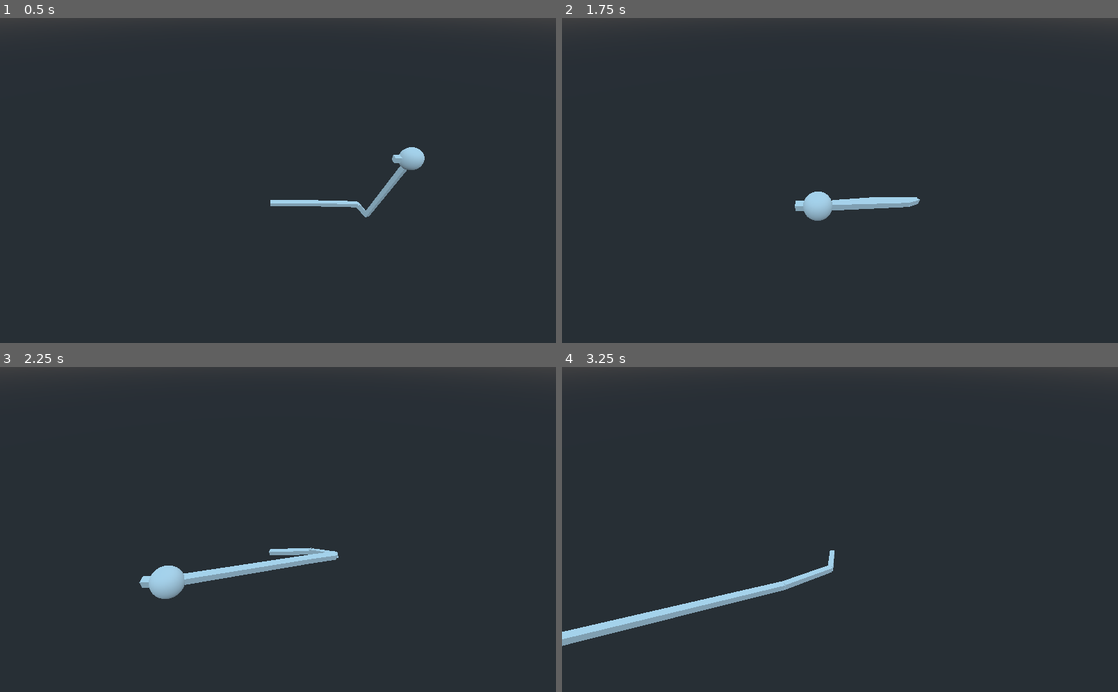
Above: before the commit, frames 1-4 (two rows, left to right).
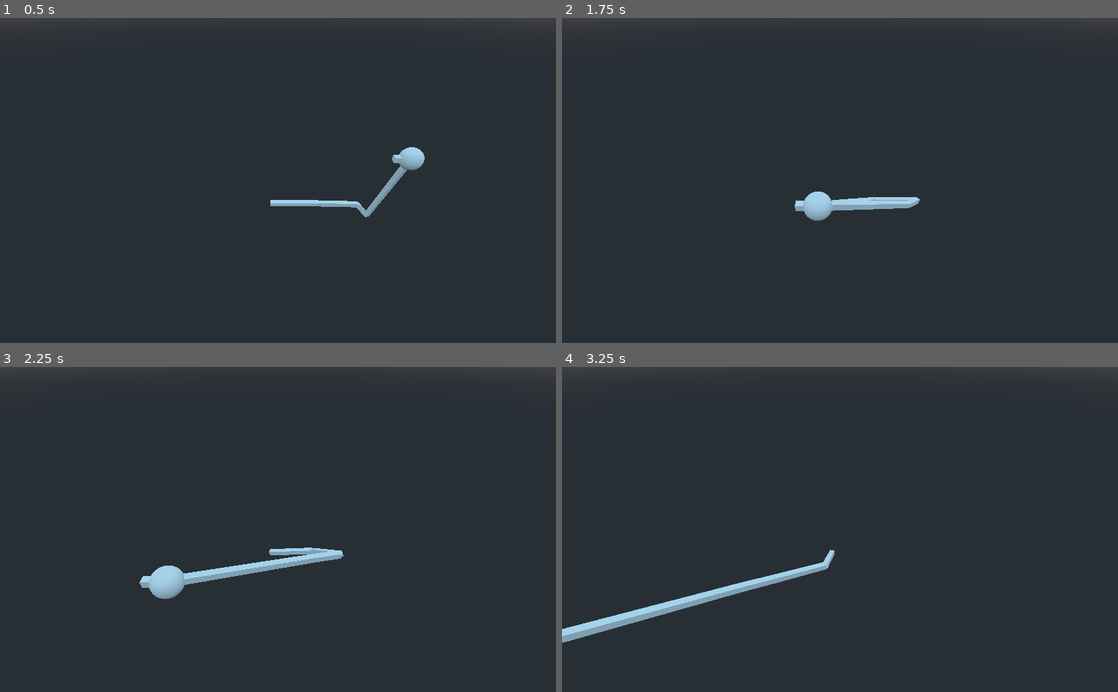
Above: after the commit, the same moments.

Repository: QuentinDaveau/IK-test
Game: Godot game, scene res://IKDemo.tscn
Same seed, same stepped clock (60 frames per second), same inputs: the game is played once before the commit and once after it.
Inputs:
- Up to frame 1 (0.5 s): no input
- Up to frame 2 (1.75 s): no input
- Up to frame 3 (2.25 s): no input
- Up to frame 4 (3.25 s): no input

Frame 1 is identical in both runs. In frame 2, less than 0.1% of the frame differs, in the area x 48-65%, y 55-60%; in frame 3, 0.1%; in frame 4, 2.4%, in the area x 0-49%, y 56-86%.

Commit message:
Fix bad bone transform update

Diff:
--- a/simple_ik.gd
+++ b/simple_ik.gd
@@ -48,7 +48,7 @@
 	for j in range(_joints_resolvers.size() - 2, 0, -1):
 		_joints_resolvers[j].resolve_position(_joints_resolvers[j + 1], true)
 	# Backward pass
-	for j in range(1, _joints_resolvers.size() - 1):
+	for j in range(1, _joints_resolvers.size() ):
 		_joints_resolvers[j].resolve_position(_joints_resolvers[j - 1], false)
 	# Return wether we are close enough to the target or not
 	return _joints_resolvers[-2].position.distance_to(_joints_resolvers[-1].position) <= _min_accepted_dist
@@ -56,8 +56,8 @@
 
 
 func _apply_to_joints() -> void:
-	for r in range(1, _joints_resolvers.size() - 2):
-		_joints_resolvers[r].set_transform(_joints_resolvers[r + 1].position)
+	for r in range(1, _joints_resolvers.size() - 1):
+		_joints_resolvers[r].set_transform(_joints_resolvers[r + 1].forward)
 
 
 
@@ -74,8 +74,8 @@
 		_joints_resolvers.append(JointResolver.new(joint, dist, _get_rads(_joints[i].constraint)))
 
 	# Adding dummy root and target joints. Having a quasi-null constraint allows to correctly apply constraint on the first and last bone
-	_joints_resolvers.push_front(JointResolver.new(get_node(_joints[0].target_transform), 0.0, 0.001))
-	_joints_resolvers.append(JointResolver.new(target, 0.0, 0.001))
+	_joints_resolvers.push_front(JointResolver.new(get_node(_joints[0].target_transform), 0.0, 0.1))
+	_joints_resolvers.append(JointResolver.new(target, 0.0, 0.1))
 
 
 
@@ -91,17 +91,17 @@
 
 	# Accessing directly position and distance instead of passing by a func helps a lot to gain ms
 	var position: Vector3
+	var forward: Vector3
 	var bone_distance: float
 
 	var _constraint: float
-	var _forward: Vector3
 
 
 	func _init(joint: Spatial, distance: float, constraint: float) -> void:
 		_joint = joint
 		bone_distance = distance
 		_constraint = constraint
-		_forward = -joint.global_transform.basis.z
+		forward = -joint.global_transform.basis.z
 		refresh_position()
 
 
@@ -111,13 +111,13 @@
 
 	func resolve_position(parent_joint: JointResolver, use_parent_bone: bool) -> void:
 		var distance := parent_joint.bone_distance if use_parent_bone else bone_distance
-		_forward = parent_joint.resolve_constraint(position)
-		position = parent_joint.position + _forward * distance
+		forward = parent_joint.resolve_constraint(position)
+		position = parent_joint.position + forward * distance
 
 
-	func set_transform(lookat: Vector3) -> void:
+	func set_transform(forward: Vector3) -> void:
 		_joint.global_transform.origin = position
-		_joint.global_transform.basis = _joint.global_transform.looking_at(lookat, Vector3.UP).basis
+		_joint.global_transform.basis = _joint.global_transform.looking_at(position + forward, Vector3.UP).basis
 
 
 	func resolve_constraint(source_position: Vector3) -> Vector3:
@@ -129,6 +129,6 @@
 
 
 	func _clamp_direction(direction: Vector3) -> Vector3:
-		if _forward.dot(direction) > cos(_constraint):
+		if forward.dot(direction) > cos(_constraint):
 			return direction
-		return _forward.rotated(_forward.cross(direction).normalized(), _constraint)
+		return forward.rotated(forward.cross(direction).normalized(), _constraint)
